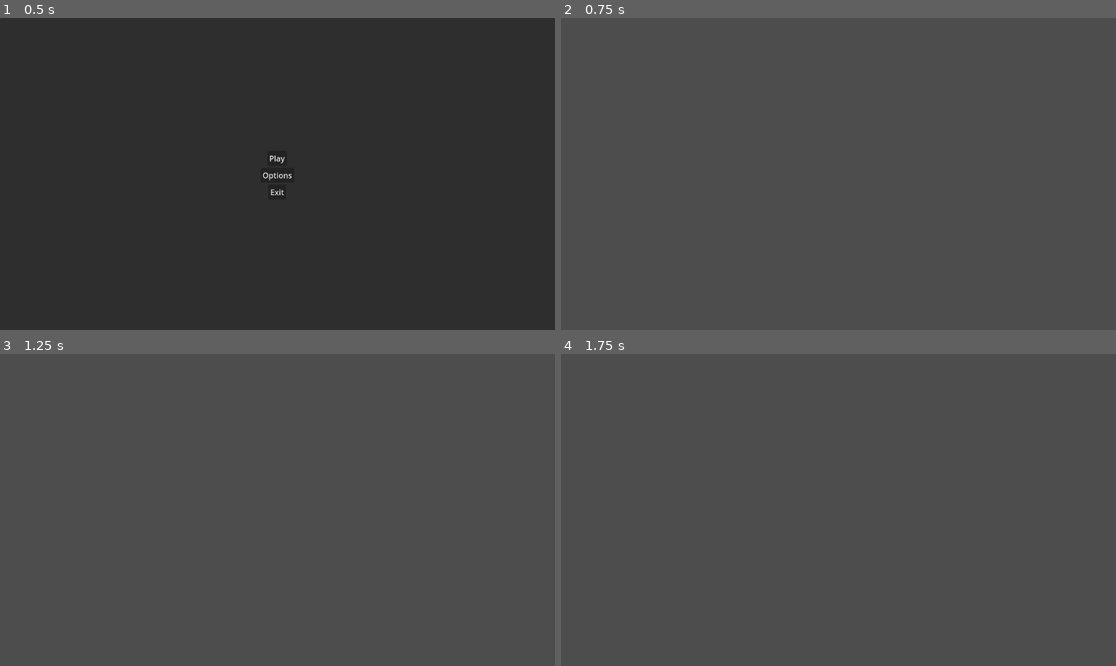
Above: before the commit, frames 1-4 (two rows, left to right).
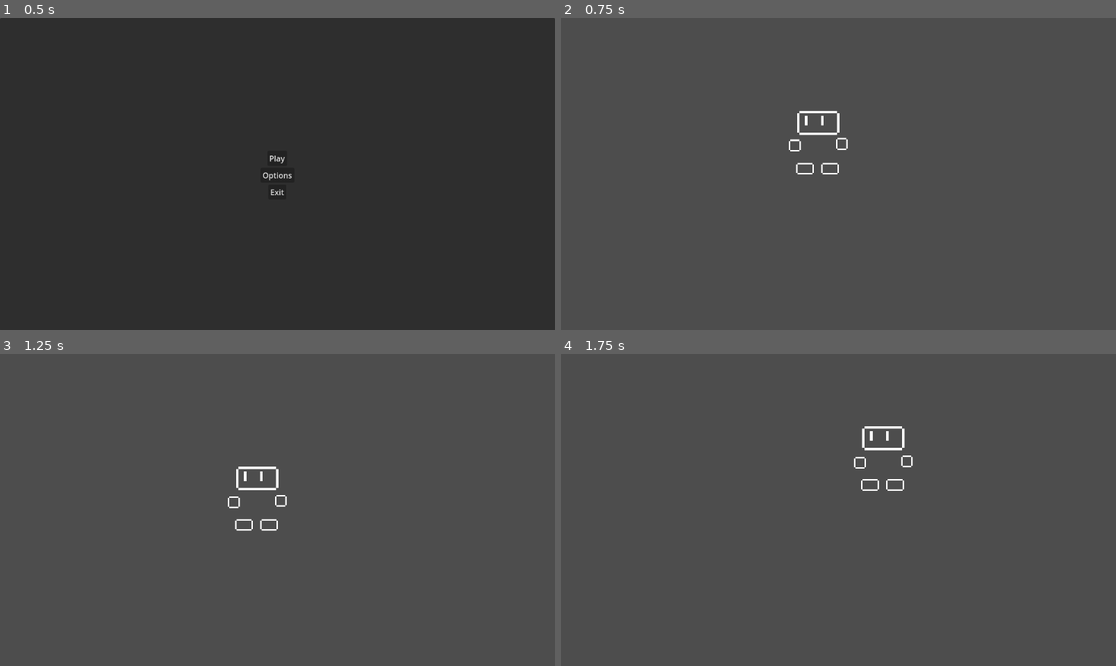
Above: after the commit, the same moments.

Repository: TotallyNotAlex20/last-planet
Game: Godot game, scene res://main.tscn
The game is run twice, just before and just after one commit, with the same random seed, the same clock (stepped at 60 frames per second) and the same inputs.
Inputs:
- Up to frame 1 (0.5 s): no input
- Up to frame 2 (0.75 s): click "Play" at 0.5 s
- Up to frame 3 (1.25 s): no input
- Up to frame 4 (1.75 s): tap Enter (ui_accept) at 1.25, 1.35, 1.52 s; hold Right (ui_right) from 1.28 s (still down)

Frame 1 is identical in both runs. In frame 2, 0.4% of the frame differs, in the area x 41-52%, y 29-51%; in frame 3, 0.4%, in the area x 41-52%, y 36-57%; in frame 4, 0.4%.

Commit message:
added main character odi

Diff:
--- /dev/null
+++ b/odi.gd
@@ -0,0 +1,31 @@
+extends CharacterBody2D
+
+@onready var animator = get_node("AnimationPlayer")
+
+const SPEED = 300.0
+const JUMP_VELOCITY = -400.0
+
+# Get the gravity from the project settings to be synced with RigidBody nodes.
+var gravity = ProjectSettings.get_setting("physics/2d/default_gravity")
+
+func _ready():
+	animator.play("idle")
+
+func _physics_process(delta):
+	# Add the gravity.
+	if not is_on_floor():
+		velocity.y += gravity * delta
+
+	# Handle jump.
+	if Input.is_action_just_pressed("ui_accept") and is_on_floor():
+		velocity.y = JUMP_VELOCITY
+
+	# Get the input direction and handle the movement/deceleration.
+	# As good practice, you should replace UI actions with custom gameplay actions.
+	var direction = Input.get_axis("ui_left", "ui_right")
+	if direction:
+		velocity.x = direction * SPEED
+	else:
+		velocity.x = move_toward(velocity.x, 0, SPEED)
+
+	move_and_slide()
--- /dev/null
+++ b/odi.tscn
@@ -0,0 +1,206 @@
+[gd_scene load_steps=9 format=3 uid="uid://cupnehopfis84"]
+
+[ext_resource type="Script" path="res://odi.gd" id="1_gakng"]
+[ext_resource type="Texture2D" uid="uid://dqf8erre2sa7e" path="res://sprites/odi/head.png" id="1_pah22"]
+[ext_resource type="Texture2D" uid="uid://b17l7g7b1dqb8" path="res://sprites/odi/leg.png" id="2_ycj7a"]
+[ext_resource type="Texture2D" uid="uid://0grfvlvffl74" path="res://sprites/odi/fist.png" id="3_3rt8d"]
+
+[sub_resource type="Animation" id="Animation_tivvf"]
+resource_name = "idle"
+length = 2.0
+loop_mode = 1
+tracks/0/type = "value"
+tracks/0/imported = false
+tracks/0/enabled = true
+tracks/0/path = NodePath("AnimationPlayer:root_motion_track")
+tracks/0/interp = 1
+tracks/0/loop_wrap = true
+tracks/0/keys = {
+"times": PackedFloat32Array(0),
+"transitions": PackedFloat32Array(1),
+"update": 1,
+"values": [NodePath("")]
+}
+tracks/1/type = "value"
+tracks/1/imported = false
+tracks/1/enabled = true
+tracks/1/path = NodePath("Head:position")
+tracks/1/interp = 1
+tracks/1/loop_wrap = true
+tracks/1/keys = {
+"times": PackedFloat32Array(0, 1),
+"transitions": PackedFloat32Array(1, 1),
+"update": 0,
+"values": [Vector2(1, -35), Vector2(1, -36)]
+}
+tracks/2/type = "value"
+tracks/2/imported = false
+tracks/2/enabled = true
+tracks/2/path = NodePath("Node2D/Fist:position")
+tracks/2/interp = 1
+tracks/2/loop_wrap = true
+tracks/2/keys = {
+"times": PackedFloat32Array(0, 1),
+"transitions": PackedFloat32Array(1, 1),
+"update": 0,
+"values": [Vector2(-15, -20), Vector2(-15, -19)]
+}
+tracks/3/type = "value"
+tracks/3/imported = false
+tracks/3/enabled = true
+tracks/3/path = NodePath("Node2D/Fist2:position")
+tracks/3/interp = 1
+tracks/3/loop_wrap = true
+tracks/3/keys = {
+"times": PackedFloat32Array(0, 1),
+"transitions": PackedFloat32Array(1, 1),
+"update": 0,
+"values": [Vector2(17, -21), Vector2(17, -20)]
+}
+tracks/4/type = "value"
+tracks/4/imported = false
+tracks/4/enabled = true
+tracks/4/path = NodePath("legs/Leg2:position")
+tracks/4/interp = 1
+tracks/4/loop_wrap = true
+tracks/4/keys = {
+"times": PackedFloat32Array(0, 1),
+"transitions": PackedFloat32Array(1, 1),
+"update": 0,
+"values": [Vector2(9, -4), Vector2(9, -4)]
+}
+tracks/5/type = "value"
+tracks/5/imported = false
+tracks/5/enabled = true
+tracks/5/path = NodePath("legs/Leg:position")
+tracks/5/interp = 1
+tracks/5/loop_wrap = true
+tracks/5/keys = {
+"times": PackedFloat32Array(0, 1),
+"transitions": PackedFloat32Array(1, 1),
+"update": 0,
+"values": [Vector2(-8, -4), Vector2(-8, -4)]
+}
+
+[sub_resource type="Animation" id="Animation_kfef1"]
+length = 0.001
+tracks/0/type = "value"
+tracks/0/imported = false
+tracks/0/enabled = true
+tracks/0/path = NodePath("AnimationPlayer:root_motion_track")
+tracks/0/interp = 1
+tracks/0/loop_wrap = true
+tracks/0/keys = {
+"times": PackedFloat32Array(0),
+"transitions": PackedFloat32Array(1),
+"update": 1,
+"values": [NodePath("")]
+}
+tracks/1/type = "value"
+tracks/1/imported = false
+tracks/1/enabled = true
+tracks/1/path = NodePath("Node2D/Fist:position")
+tracks/1/interp = 1
+tracks/1/loop_wrap = true
+tracks/1/keys = {
+"times": PackedFloat32Array(0),
+"transitions": PackedFloat32Array(1),
+"update": 0,
+"values": [Vector2(-15, -19)]
+}
+tracks/2/type = "value"
+tracks/2/imported = false
+tracks/2/enabled = true
+tracks/2/path = NodePath("Node2D/Fist2:position")
+tracks/2/interp = 1
+tracks/2/loop_wrap = true
+tracks/2/keys = {
+"times": PackedFloat32Array(0),
+"transitions": PackedFloat32Array(1),
+"update": 0,
+"values": [Vector2(17, -20)]
+}
+tracks/3/type = "value"
+tracks/3/imported = false
+tracks/3/enabled = true
+tracks/3/path = NodePath("legs/Leg2:position")
+tracks/3/interp = 1
+tracks/3/loop_wrap = true
+tracks/3/keys = {
+"times": PackedFloat32Array(0),
+"transitions": PackedFloat32Array(1),
+"update": 0,
+"values": [Vector2(9, -4)]
+}
+tracks/4/type = "value"
+tracks/4/imported = false
+tracks/4/enabled = true
+tracks/4/path = NodePath("legs/Leg:position")
+tracks/4/interp = 1
+tracks/4/loop_wrap = true
+tracks/4/keys = {
+"times": PackedFloat32Array(0),
+"transitions": PackedFloat32Array(1),
+"update": 0,
+"values": [Vector2(-8, -4)]
+}
+tracks/5/type = "value"
+tracks/5/imported = false
+tracks/5/enabled = true
+tracks/5/path = NodePath("Head:position")
+tracks/5/interp = 1
+tracks/5/loop_wrap = true
+tracks/5/keys = {
+"times": PackedFloat32Array(0),
+"transitions": PackedFloat32Array(1),
+"update": 0,
+"values": [Vector2(1, -36)]
+}
+
+[sub_resource type="AnimationLibrary" id="AnimationLibrary_q0nlu"]
+_data = {
+"RESET": SubResource("Animation_kfef1"),
+"idle": SubResource("Animation_tivvf")
+}
+
+[sub_resource type="RectangleShape2D" id="RectangleShape2D_862lg"]
+size = Vector2(9.18972, 20)
+
+[node name="Odi" type="CharacterBody2D"]
+script = ExtResource("1_gakng")
+
+[node name="Head" type="Sprite2D" parent="."]
+position = Vector2(1, -36)
+scale = Vector2(1.8125, 1.625)
+texture = ExtResource("1_pah22")
+
+[node name="legs" type="Node2D" parent="."]
+
+[node name="Leg" type="Sprite2D" parent="legs"]
+position = Vector2(-8, -4)
+texture = ExtResource("2_ycj7a")
+
+[node name="Leg2" type="Sprite2D" parent="legs"]
+position = Vector2(9, -4)
+texture = ExtResource("2_ycj7a")
+
+[node name="Node2D" type="Node2D" parent="."]
+
+[node name="Fist" type="Sprite2D" parent="Node2D"]
+position = Vector2(-15, -19)
+texture = ExtResource("3_3rt8d")
+
+[node name="Fist2" type="Sprite2D" parent="Node2D"]
+position = Vector2(17, -20)
+texture = ExtResource("3_3rt8d")
+
+[node name="AnimationPlayer" type="AnimationPlayer" parent="."]
+libraries = {
+"": SubResource("AnimationLibrary_q0nlu")
+}
+
+[node name="CollisionShape2D" type="CollisionShape2D" parent="."]
+position = Vector2(1, -20)
+rotation = 3.14159
+scale = Vector2(2.77197, -2.00035)
+shape = SubResource("RectangleShape2D_862lg")
--- a/project.godot
+++ b/project.godot
@@ -17,4 +17,5 @@
 
 [rendering]
 
+textures/canvas_textures/default_texture_filter=0
 renderer/rendering_method="mobile"
--- a/test_game_scene.tscn
+++ b/test_game_scene.tscn
@@ -1,3 +1,22 @@
-[gd_scene format=3 uid="uid://das7h864qk4a3"]
+[gd_scene load_steps=4 format=3 uid="uid://das7h864qk4a3"]
+
+[ext_resource type="PackedScene" uid="uid://cupnehopfis84" path="res://odi.tscn" id="1_je76d"]
+
+[sub_resource type="PhysicsMaterial" id="PhysicsMaterial_8i1wx"]
+
+[sub_resource type="RectangleShape2D" id="RectangleShape2D_ojynk"]
 
 [node name="TestGameScene" type="Node2D"]
+
+[node name="floor" type="StaticBody2D" parent="."]
+position = Vector2(587, 378)
+scale = Vector2(59.84, 1)
+physics_material_override = SubResource("PhysicsMaterial_8i1wx")
+
+[node name="CollisionShape2D" type="CollisionShape2D" parent="floor"]
+position = Vector2(-0.167112, -1)
+shape = SubResource("RectangleShape2D_ojynk")
+
+[node name="Odi" parent="." instance=ExtResource("1_je76d")]
+position = Vector2(531, 310)
+scale = Vector2(3.04, 3.04)
Binary file added: sprites/odi/fist.png
Not shown, added: sprites/odi/fist.png.import
Binary file added: sprites/odi/head.png
Not shown, added: sprites/odi/head.png.import
Binary file added: sprites/odi/leg.png
Not shown, added: sprites/odi/leg.png.import
